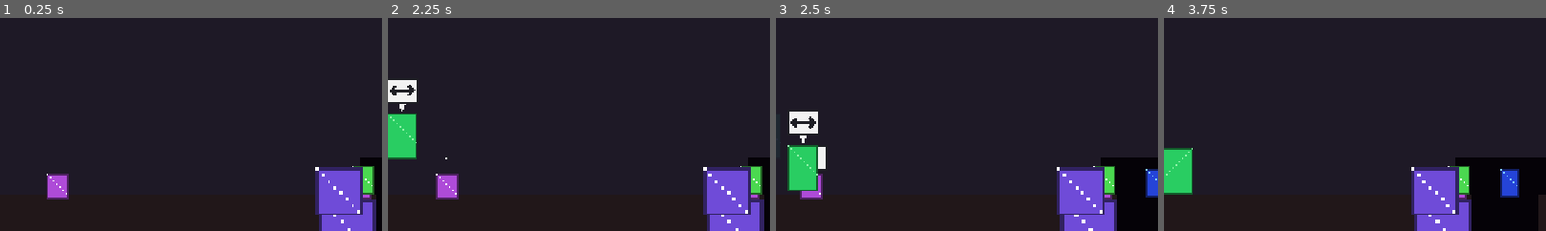
Above: before the commit, frames 1-4 (left to right).
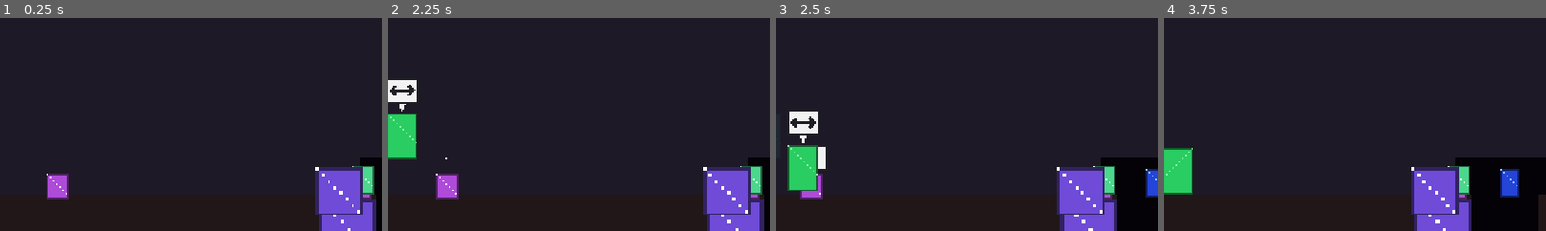
Above: after the commit, the same moments.

Repository: Eruldin/Honor-Meselesi
Game: Godot game, scene res://src/levels/ch1/Ch1.tscn
Two runs of this game, one before a commit and one after it. Both use one fixed random seed, a clock stepped at 60 frames per second and the inputs below. This scene is started directly instead of the project's main scene.
Inputs (mouse positions are % of the whole screen's width and height, from its top left):
- Up to frame 1 (0.25 s): no input
- Up to frame 2 (2.25 s): tap Enter at 0.5 s; move the mouse to (72, 45) at 0.52 s; hold D (move_right) 0.53-1.25 s; tap L (dash) at 0.6, 2.1 s; click (72, 45) at 0.67 s; tap Space (jump) at 0.77, 2 s; drag from (30, 55) to (31, 93) at 1.27 s; move the mouse to (60, 27) at 2.02 s; hold D (move_right) from 2.03 s (still down)
- Up to frame 3 (2.5 s): keep holding D (move_right)
- Up to frame 4 (3.75 s): release D (move_right) at 2.75 s; drag from (45, 70) to (22, 93) at 2.77 s; move the mouse to (80, 65) at 3.52 s; hold A (move_left) from 3.53 s (still down); tap E (form_next) at 3.6 s
The pictures show only the part of the screen within x 47-97%, y 50-100%; the shares and areas given below are measured in that part.

The runs differ from the first frame. In frame 1, 0.4% of the frame differs, in the area x 92-98%, y 69-83%; in frame 2, 0.4%; in frame 3, 0.4%; in frame 4, 0.4%.

Commit message:
dash ogretimi: dash piktogram ikonu + orman tabelasi
Co-Authored-By: Devin AI <158243242+devin-ai-integration[bot]@users.noreply.github.com>

Diff:
--- a/src/levels/ch1/ch1.gd
+++ b/src/levels/ch1/ch1.gd
@@ -671,6 +671,7 @@
 	_add_sign(Vector2(150, FLOOR_Y), &"move")      # A/D oku
 	_add_sign(Vector2(430, FLOOR_Y), &"sword")     # saldiri (mouse/klavye)
 	_add_sign(Vector2(1180, FLOOR_Y), &"jump")     # cukur oncesi
+	_add_sign(Vector2(1700, FLOOR_Y), &"dash")     # dash — orman atlama serisi oncesi
 	_add_sign(Vector2(2490, FLOOR_Y), &"down")     # pogo (asagi+saldiri)
 	_add_sign(Vector2(3660, FLOOR_Y), &"shield")   # parry — muhafizdan once
 	_add_sign(Vector2(1980, FLOOR_Y), &"eye")      # gizli tapinak — kirilebilir duvar
--- a/src/ui/pictogram.gd
+++ b/src/ui/pictogram.gd
@@ -9,7 +9,7 @@
 const ICONS: Array[StringName] = [
 	&"alarm", &"question", &"hat", &"sword", &"anger", &"note", &"sleep", &"dots",
 	&"jump", &"move", &"mouse", &"shield", &"down", &"arrow_right", &"swap",
-	&"heart", &"eye", &"skull",
+	&"heart", &"eye", &"skull", &"dash",
 ]
 
 var icon: StringName = &"alarm"
@@ -133,6 +133,13 @@
 			draw_arc(Vector2(0, 0), 6.5, PI + 0.45, TAU - 0.45, 10, c, 1.7)
 			draw_arc(Vector2(0, 0), 6.5, 0.45, PI - 0.45, 10, c, 1.7)
 			draw_circle(Vector2(0, 0), 2.2, c)
+		&"dash":  # cift seritli saga firlatma — dash ogretimi
+			for i in 2:
+				draw_polyline(PackedVector2Array([
+					Vector2(-5 + i * 5, -4), Vector2(-1 + i * 5, 0),
+					Vector2(-5 + i * 5, 4)]), c, 1.8)
+			draw_line(Vector2(-7, -4), Vector2(-4, -4), c, 1.4)
+			draw_line(Vector2(-7, 4), Vector2(-4, 4), c, 1.4)
 		&"skull":  # kurukafa — tehlike/olumluk bolge uyarisi
 			var kc := Color(0.85, 0.2, 0.25)
 			draw_circle(Vector2(0, -1.5), 4.2, kc)
